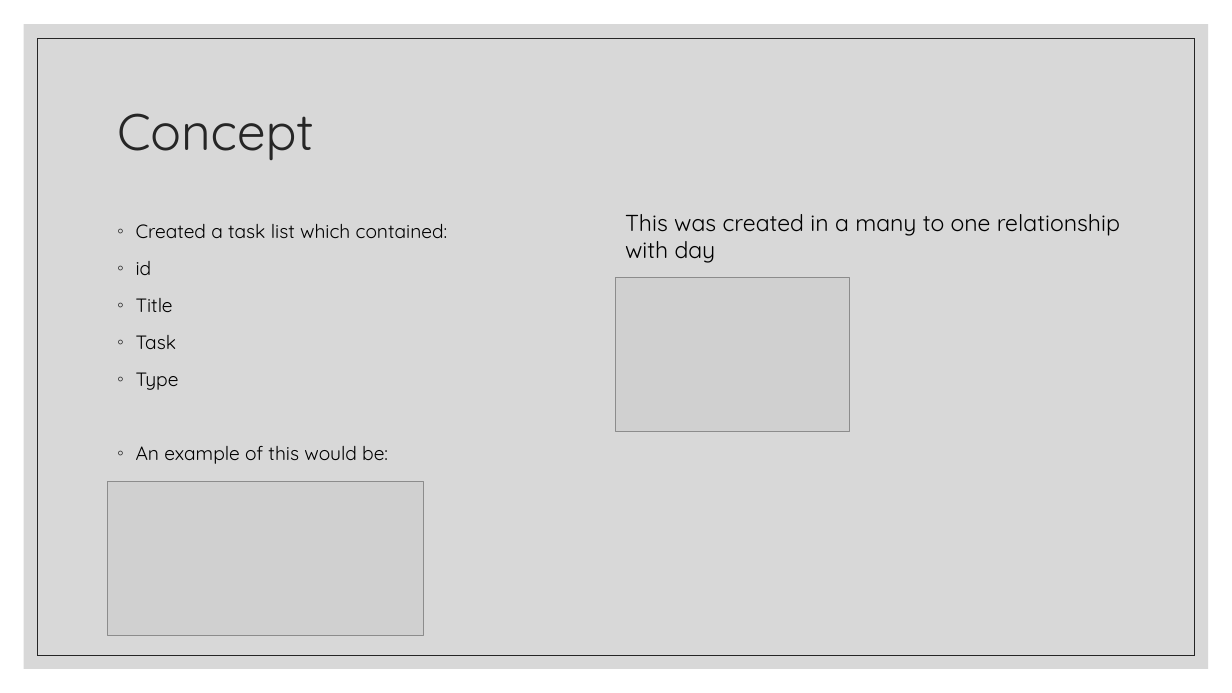
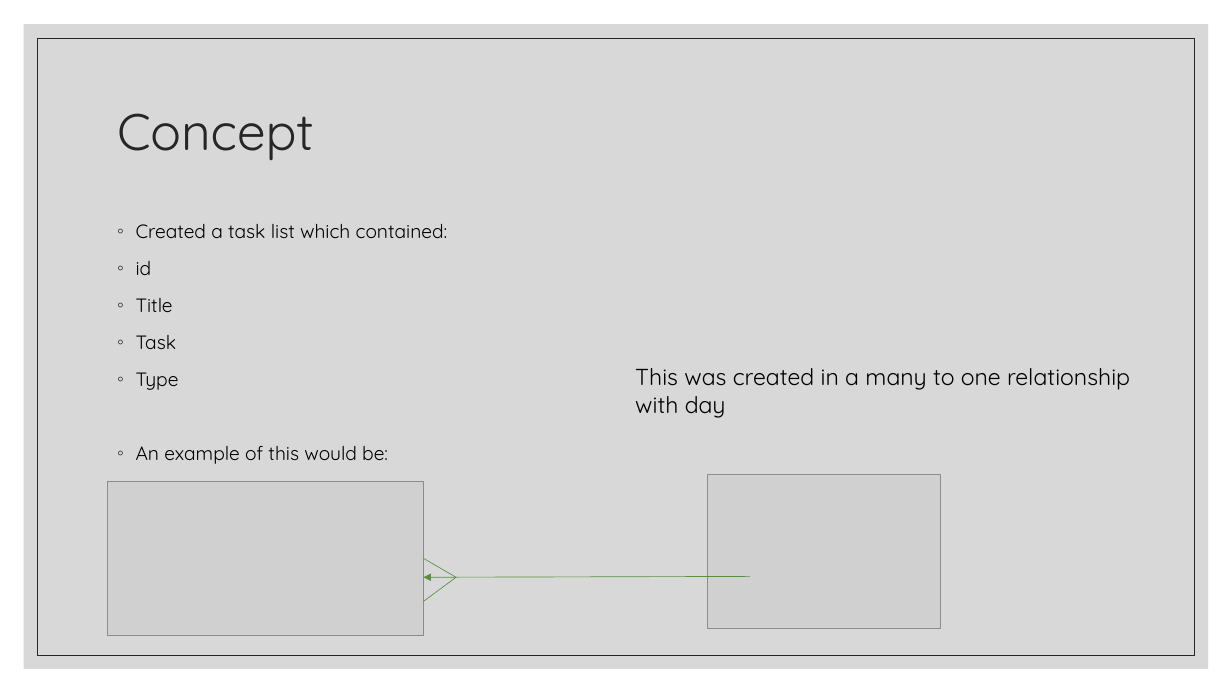
Before and after one commit to LukeEdwards1261/CalenderToDo, a slide deck: slide 2 of To Do List Web Application.pptx. Drawn at 1232x693 pixels with LibreOffice and Linux fonts; fonts in the diff are those of the drawing; grey boxes stand for pictures. Boxes give left, top, right and bottom in pixels: in the first picture for what was removed or moved away, otherwise in the second. Text is boxed around its words. In the diff, an @@ line names an element or a change of style, - is before the commit and + after.

Commit message:
final push

```diff
--- a/To Do List Web Application.pptx
+++ b/To Do List Web Application.pptx
@@ text "This was created in a ...": place and size @@
-text "This was created in a ..." at box(625, 214, 1120, 263)
+text "This was created in a ..." at box(635, 368, 1130, 418)
@@ picture: place and size @@
-picture at box(616, 278, 850, 433)
+picture at box(708, 474, 942, 628)
@@ line added from (457, 578) to (423, 558), #57903F 0.5 pt @@
@@ arrow added from (750, 577) to (423, 578), #57903F 0.5 pt @@
@@ line added from (457, 578) to (423, 602), #57903F 0.5 pt @@
```
Also in this commit, not shown: 1 other slide changed.
